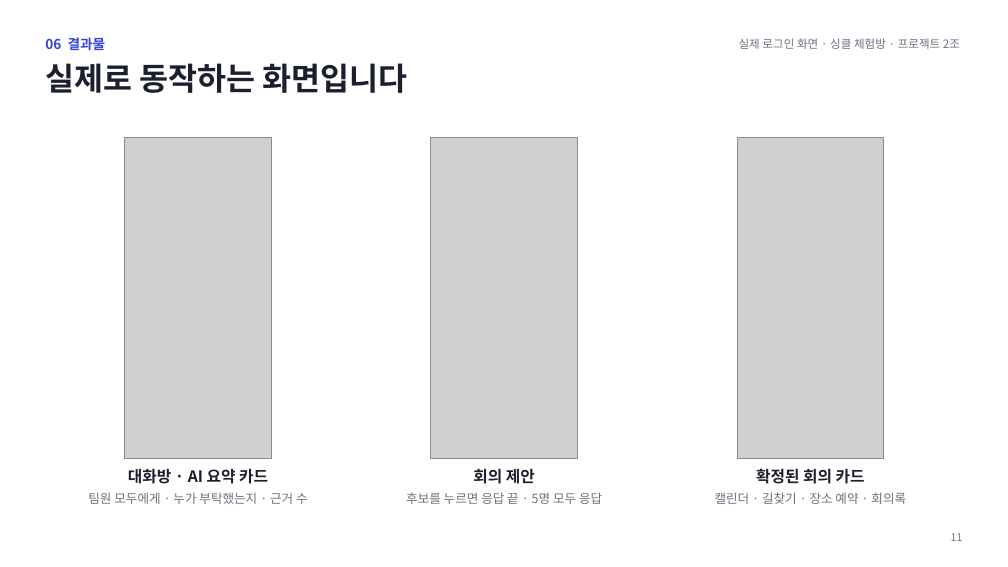
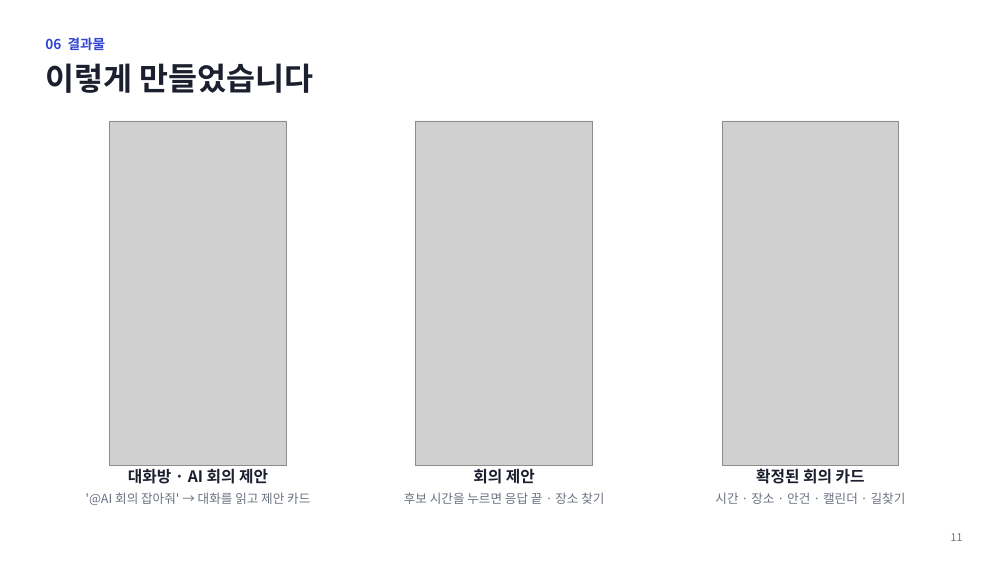
Before and after one commit to kccprogramming/syncle-web, a slide deck: slide 11 of docs/presentation/Syncle_발표.pptx. Drawn at 1008x567 pixels with LibreOffice and Linux fonts; fonts in the diff are those of the drawing; grey boxes stand for pictures. Boxes give left, top, right and bottom in pixels: in the first picture for what was removed or moved away, otherwise in the second. Text is boxed around its words. In the diff, an @@ line names an element or a change of style, - is before the commit and + after.

```diff
--- a/docs/presentation/Syncle_발표.pptx
+++ b/docs/presentation/Syncle_발표.pptx
@@ text removed at (x1=739, y1=38, x2=960, y2=49) @@
-실제 로그인 화면 · 싱클 체험방 · 프로젝트 2조
@@ title at (x1=45, y1=63, x2=313, y2=93): text changed @@
-실제로 동작하는 화면입니다
+이렇게 만들었습니다
@@ picture resized from (x1=125, y1=138, x2=271, y2=459) to (x1=110, y1=121, x2=287, y2=465) @@
@@ picture resized from (x1=431, y1=138, x2=578, y2=459) to (x1=416, y1=121, x2=593, y2=465) @@
@@ picture resized from (x1=737, y1=138, x2=884, y2=459) to (x1=722, y1=121, x2=899, y2=465) @@
@@ text at (x1=128, y1=468, x2=268, y2=484): text changed @@
-대화방 · AI 요약 카드
+대화방 · AI 회의 제안
@@ text at (x1=86, y1=492, x2=310, y2=505): text changed @@
-팀원 모두에게 · 누가 부탁했는지 · 근거 수
+'@AI 회의 잡아줘' → 대화를 읽고 제안 카드
@@ text at (x1=404, y1=492, x2=604, y2=504): text changed @@
-후보를 누르면 응답 끝 · 5명 모두 응답
+후보 시간을 누르면 응답 끝 · 장소 찾기
@@ text at (x1=715, y1=492, x2=906, y2=504): text changed @@
-캘린더 · 길찾기 · 장소 예약 · 회의록
+시간 · 장소 · 안건 · 캘린더 · 길찾기
```
Also in this commit, not shown: 3 other files.
